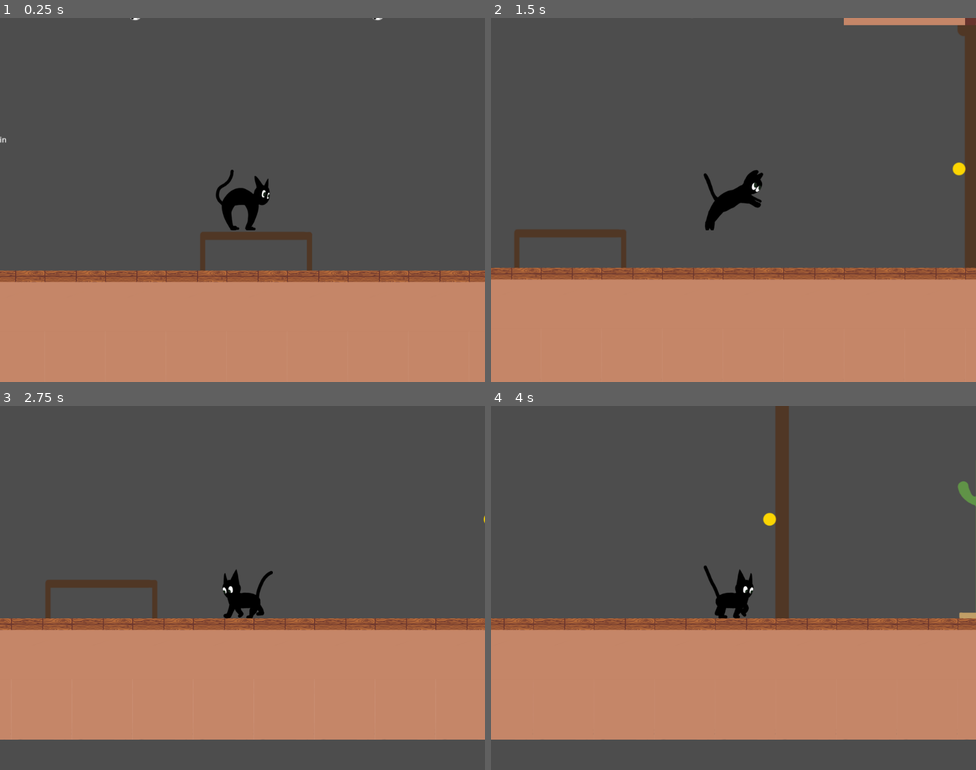
Above: before the commit, frames 1-4 (two rows, left to right).
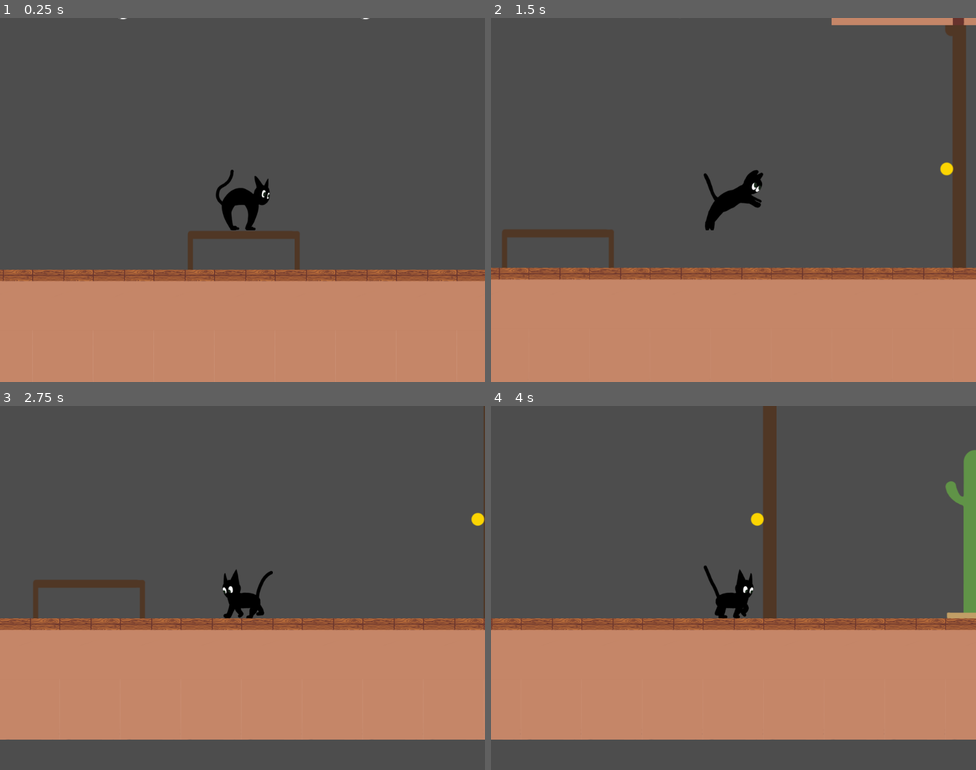
Above: after the commit, the same moments.

Repository: robchrischmidt/team-scarecrow-fear-me-gamejam
Game: Godot game, scene res://Scenes/L1.tscn
Two runs of this game, one before a commit and one after it. Both use one fixed random seed, a clock stepped at 60 frames per second and the inputs below. This scene is started directly instead of the project's main scene. Sound files missing from this copy of the repository are replaced by a short silence.
Inputs (mouse positions are in pixels of both pictures, inside the frame that each line leads up to):
- Up to frame 1 (0.25 s): no input
- Up to frame 2 (1.5 s): tap Enter at 0.5 s; move the mouse to (840, 181) at 0.52 s; hold Space (Continue) 0.53-1.28 s; hold D (MoveRight) from 0.53 s (still down); click (840, 181) at 0.77 s; move the mouse to (636, 218) at 1.27 s; tap Space (Continue) at 1.35 s
- Up to frame 3 (2.75 s): click (145, 606) at 1.52 s; move the mouse to (291, 507) at 2.02 s; release D (MoveRight) at 2.03 s; hold A (MoveLeft) from 2.03 s (still down); hold Space (Continue) from 2.03 s (still down); tap Q (Meow) at 2.1 s
- Up to frame 4 (4 s): move the mouse to (709, 660) at 2.77 s; release A (MoveLeft) at 2.78 s; release Space (Continue) at 2.78 s; hold D (MoveRight) from 2.78 s (still down); tap Space (Continue) at 2.85 s; click (709, 660) at 3.02 s; move the mouse to (879, 642) at 3.52 s; hold Space (Continue) from 3.53 s (still down); click (879, 642) at 3.77 s

The runs differ from the first frame. In frame 1, 1.9% of the frame differs, in the area x 0-100%, y 0-73%; in frame 2, 4.2%; in frame 3, 1.5%; in frame 4, 5.1%, in the area x 0-100%, y 0-62%.

Commit message:
FINISHED!

Diff:
--- a/Objects/Chandelier/Chandelier.gd
+++ b/Objects/Chandelier/Chandelier.gd
@@ -3,12 +3,13 @@
 
 func _on_area_2d_body_entered(body: Node2D) -> void:
 	if body.is_in_group("player"):
-		$AnimatedSprite2D.play("stable")
+		$AnimatedSprite2D.play("sway")
 
 func _on_area_2d_body_exited(body: Node2D) -> void:
 	if body.is_in_group("player"):
 		print("Start sway")
-		$AnimatedSprite2D.play("sway")
+		$AnimatedSprite2D.play("stable")
+
 
 func _process(delta : float) -> void:
 	var player : CharacterBody2D = get_tree().get_first_node_in_group("player")
--- /dev/null
+++ b/Objects/Mirror/Mirror.gd
@@ -0,0 +1,21 @@
+extends Sprite2D
+
+func _input(event: InputEvent) -> void:
+	if event.is_action("Continue") && %Area2D.has_overlapping_bodies():
+#		Check if player has all items
+		var player = get_tree().get_first_node_in_group("player")
+		var can_end = player.has_horns and player.has_eyes and player.has_knife
+		if can_end:
+			get_tree().change_scene_to_file("res://Scenes/Ending.tscn")
+		else:
+			%Nope.modulate.a = 1
+
+func _on_area_2d_body_entered(body: Node2D) -> void:
+	var tween = create_tween()
+	tween.tween_property(%ContinueText, "modulate:a", 1.0, 0.5)
+	tween.play()
+	await tween.finished
+
+
+func _on_area_2d_body_exited(body: Node2D) -> void:
+	%ContinueText.modulate.a = 0
--- /dev/null
+++ b/Objects/Mirror/Mirror.tscn
@@ -0,0 +1,45 @@
+[gd_scene load_steps=4 format=3 uid="uid://c1ls3riwjb1h"]
+
+[ext_resource type="Texture2D" uid="uid://dibm4k6kkmyhm" path="res://Assets/Art/mirror.png" id="1_cp08u"]
+[ext_resource type="Script" uid="uid://dv4so8kgxsinl" path="res://Objects/Mirror/Mirror.gd" id="2_wn87p"]
+
+[sub_resource type="RectangleShape2D" id="RectangleShape2D_wn87p"]
+size = Vector2(240, 128)
+
+[node name="Mirror" type="Sprite2D"]
+texture = ExtResource("1_cp08u")
+script = ExtResource("2_wn87p")
+
+[node name="Area2D" type="Area2D" parent="."]
+unique_name_in_owner = true
+
+[node name="CollisionShape2D" type="CollisionShape2D" parent="Area2D"]
+position = Vector2(56, 0)
+shape = SubResource("RectangleShape2D_wn87p")
+
+[node name="ContinueText" type="Label" parent="."]
+unique_name_in_owner = true
+modulate = Color(1, 1, 1, 0)
+offset_left = 56.0
+offset_top = -112.0
+offset_right = 246.0
+offset_bottom = -75.0
+theme_override_colors/font_color = Color(0, 0, 0, 1)
+theme_override_font_sizes/font_size = 12
+text = "Press <Space> to see your costume
+"
+
+[node name="Nope" type="Label" parent="."]
+unique_name_in_owner = true
+modulate = Color(1, 1, 1, 0)
+offset_left = 64.0
+offset_top = -72.0
+offset_right = 252.0
+offset_bottom = -35.0
+theme_override_colors/font_color = Color(0, 0, 0, 1)
+theme_override_font_sizes/font_size = 12
+text = "Your quest is not yet completed.
+ Find the Horns, Eyes, and Knife."
+
+[connection signal="body_entered" from="Area2D" to="." method="_on_area_2d_body_entered"]
+[connection signal="body_exited" from="Area2D" to="." method="_on_area_2d_body_exited"]
--- a/Objects/Player/Player.tscn
+++ b/Objects/Player/Player.tscn
@@ -18,7 +18,7 @@
 
 [sub_resource type="RectangleShape2D" id="RectangleShape2D_ebgc0"]
 resource_local_to_scene = true
-size = Vector2(69, 128)
+size = Vector2(69, 64)
 
 [sub_resource type="RectangleShape2D" id="RectangleShape2D_7t0p5"]
 size = Vector2(128, 128)
@@ -209,10 +209,11 @@
 collision_mask = 2
 
 [node name="CollisionShape2D" type="CollisionShape2D" parent="ClimbableColliderRight"]
-position = Vector2(34.5, 0)
+position = Vector2(34.5, 32)
 shape = SubResource("RectangleShape2D_ebgc0")
 
 [node name="ClimbableColliderLeft" type="Area2D" parent="."]
+position = Vector2(0, 32)
 collision_layer = 2
 collision_mask = 2
 
--- a/Scenes/Ending.tscn
+++ b/Scenes/Ending.tscn
@@ -1,22 +1,20 @@
-[gd_scene load_steps=2 format=3 uid="uid://3bkrmgbhyeqn"]
+[gd_scene load_steps=3 format=3 uid="uid://3bkrmgbhyeqn"]
 
 [ext_resource type="Script" uid="uid://bwrb4pniy38j0" path="res://Scenes/Ending.gd" id="1_sbbak"]
+[ext_resource type="Texture2D" uid="uid://cxl6qmfli8yye" path="res://Assets/Art/endscreen.png" id="2_j7kmc"]
 
 [node name="Ending" type="Node2D"]
 script = ExtResource("1_sbbak")
 
-[node name="ColorRect" type="ColorRect" parent="."]
-offset_left = -12.0
-offset_top = -12.0
-offset_right = 1048.0
-offset_bottom = 798.0
-color = Color(0.646029, 0.646029, 0.646029, 1)
+[node name="Sprite2D" type="Sprite2D" parent="."]
+position = Vector2(499, 389)
+texture = ExtResource("2_j7kmc")
 
 [node name="Label" type="Label" parent="."]
-offset_left = 265.0
-offset_top = 390.0
-offset_right = 780.0
-offset_bottom = 549.0
-text = "The ending.
+offset_left = 261.0
+offset_top = 543.0
+offset_right = 776.0
+offset_bottom = 702.0
+text = "You did it. You are now absolutely terrifying.
 Press any key to go to main menu."
 horizontal_alignment = 1
--- a/Scenes/L1.gd
+++ b/Scenes/L1.gd
@@ -12,3 +12,8 @@
 	await tween.finished
 
 	print("Tween complete")
+
+
+func _on_player__pickup() -> void:
+	if %Player.has_eyes:
+		%DarkRoom.color = Color(20, 20, 20, 0)
--- a/Scenes/L1.tscn
+++ b/Scenes/L1.tscn
@@ -18,6 +18,7 @@
 [ext_resource type="Texture2D" uid="uid://bm1me3rvpld7q" path="res://Assets/Art/other.png" id="14_5kpyu"]
 [ext_resource type="Texture2D" uid="uid://cbyfe6rucb0p3" path="res://Assets/Art/Furniture/furniture_sheet.png" id="14_udm84"]
 [ext_resource type="Texture2D" uid="uid://187qcek3vnyx" path="res://Assets/Art/black.png" id="15_rvwe0"]
+[ext_resource type="PackedScene" uid="uid://c1ls3riwjb1h" path="res://Objects/Mirror/Mirror.tscn" id="19_gv3v3"]
 
 [sub_resource type="PhysicsMaterial" id="PhysicsMaterial_p6kh4"]
 friction = 0.0
@@ -102,7 +103,8 @@
 14:0/0/texture_origin = Vector2i(-64, 192)
 14:0/0/physics_layer_0/polygon_0/points = PackedVector2Array(-42.6667, -362.667, 192, -362.667, 192, -341.333, -42.6667, -341.333)
 10:6/0 = 0
-10:6/0/physics_layer_0/polygon_0/points = PackedVector2Array(-64, 0, 64, 0, 64, 30.8, -64, 30.25)
+10:6/0/physics_layer_0/polygon_0/points = PackedVector2Array(-64, -8, 64, -8, 64, 30.8, -64, 30.25)
+10:6/0/physics_layer_1/polygon_0/points = PackedVector2Array(-64, -8, 64, -8, 64, 32, -64, 32)
 
 [sub_resource type="TileSetAtlasSource" id="TileSetAtlasSource_gv3v3"]
 texture = ExtResource("14_5kpyu")
@@ -126,6 +128,8 @@
 tile_size = Vector2i(128, 128)
 physics_layer_0/collision_layer = 1
 physics_layer_0/physics_material = SubResource("PhysicsMaterial_p6kh4")
+physics_layer_1/collision_layer = 2
+physics_layer_1/collision_mask = 2
 sources/0 = SubResource("TileSetAtlasSource_jdymk")
 sources/1 = SubResource("TileSetAtlasSource_mvaav")
 sources/2 = SubResource("TileSetAtlasSource_ck2ba")
@@ -152,7 +156,8 @@
 [node name="L1" type="Node2D"]
 script = ExtResource("1_2osvy")
 
-[node name="ColorRect" type="ColorRect" parent="."]
+[node name="DarkRoom" type="ColorRect" parent="."]
+unique_name_in_owner = true
 offset_left = 2322.0
 offset_top = -2257.0
 offset_right = 2362.0
@@ -169,7 +174,8 @@
 color = Color(0.692762, 0.77555, 0.881647, 1)
 
 [node name="Player" parent="." instance=ExtResource("1_f0cto")]
-position = Vector2(414, 174)
+unique_name_in_owner = true
+position = Vector2(440, 176)
 
 [node name="Knife" parent="." instance=ExtResource("3_bhcnn")]
 position = Vector2(3464, -72)
@@ -222,3 +228,8 @@
 
 [node name="doorInitial2" parent="." groups=["doors"] instance=ExtResource("4_bhcnn")]
 position = Vector2(-4, -1280)
+
+[node name="Mirror" parent="." instance=ExtResource("19_gv3v3")]
+position = Vector2(-1208, -1096)
+
+[connection signal="_pickup" from="Player" to="." method="_on_player__pickup"]
Binary file added: Assets/Art/endscreen.png
Not shown, added: Assets/Art/endscreen.png.import
Binary file added: Assets/Art/mirror.png
Not shown, added: Assets/Art/mirror.png.import
Not shown, added: Objects/Mirror/Mirror.gd.uid
Not shown: 1 places in Scenes/L1.tscn that only renumber resources
Not shown, changed: export_presets.cfg
